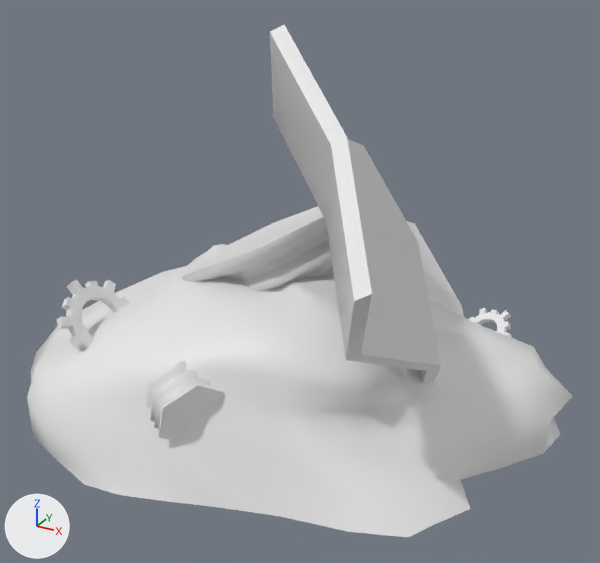
The FBX model Assets/Models/Resource_2.FBX, before and after one commit.
Before and after are seen from a 50 mm lens placed at (0.2695, -0.1362, 0.1141), pointed at (0.1906, 0.0073, 0.0424). The lights are fixed; the arrows at lower left show +X, +Y and +Z. Where no turn or scale is listed for an object, it has been applied to the vertices.

Names of what the first picture shows: 'Base001', 'Box001', 'Hose005', 'Hose006', 'Tube007', 'Tube008'.
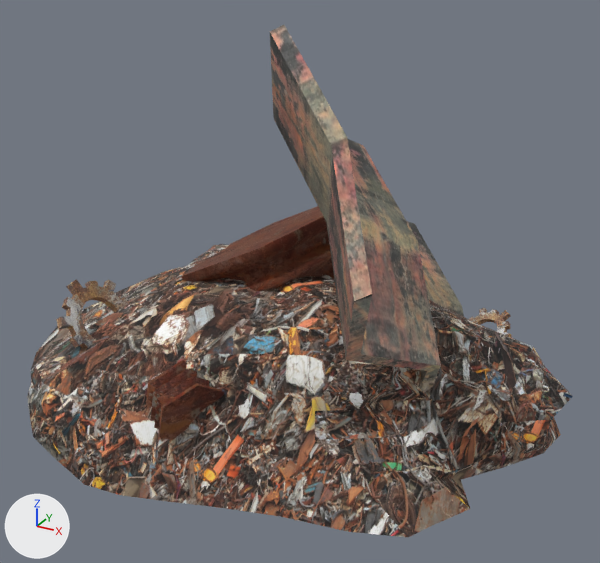
The change, as a list of edits to the scene's bpy script:
```text
Add img_harvester_screw_jpg:
    img_harvester_screw_jpg = load_image('harvester_screw.jpg', '../Textures/harvester_screw.jpg', 1024, 1024, 'sRGB')
Add img_resource_scrap_jpg:
    img_resource_scrap_jpg = load_image('resource_scrap.jpg', '../Textures/resource_scrap.jpg', 1024, 682, 'sRGB')
Add img_harvester_metal_jpg:
    img_harvester_metal_jpg = load_image('harvester_metal.jpg', '../Textures/harvester_metal.jpg', 1024, 768, 'sRGB')
Add img_wall_metal_jpg:
    img_wall_metal_jpg = load_image('wall_metal.jpg', '../Textures/wall_metal.jpg', 640, 320, 'sRGB')
Add mat_harvester_screw_m:
    mat_harvester_screw_m = principled_material('harvester_screw_m')
    mat_harvester_screw_m.texture = img_harvester_screw_jpg
    mat_harvester_screw_m.roughness = 0.859
Add mat_resource_scrap_m:
    mat_resource_scrap_m = principled_material('resource_scrap_m')
    mat_resource_scrap_m.texture = img_resource_scrap_jpg
    mat_resource_scrap_m.roughness = 0.859
Add mat_harvester_metal_m:
    mat_harvester_metal_m = principled_material('harvester_metal_m')
    mat_harvester_metal_m.texture = img_harvester_metal_jpg
    mat_harvester_metal_m.roughness = 0.859
Add mat_wall_metal:
    mat_wall_metal = principled_material('wall_metal')
    mat_wall_metal.texture = img_wall_metal_jpg
    mat_wall_metal.roughness = 0.859
Change me_mesh_003:
    where me_mesh_003.from_pydata(...)  # 45 vertices, 68 faces; spans x -0.0308..0.0165, y -0.0198..0.0198, z 0.0016..0.0308
    add me_mesh_003.materials.append(mat_harvester_screw_m)  # picture img_harvester_screw_jpg
Change me_mesh:
    where me_mesh.from_pydata(...)  # 324 vertices, 610 faces; spans x 0.0467..0.1594, y -0.0205..0.0791, z 0.0346..0.0679
    used by ob_base001; location = (0.0875, -0.0176, -0.0239)
    me_mesh part 1: texture (UV) coordinates of 610 of 610 faces, centred in x 0.0474..0.1577, y -0.0199..0.0785, z 0.0353..0.0678, changed; they spanned u 0.0..1.0, v 0.5..0.94 and now span u -0.12..1.12, v -0.04..1.0
    add me_mesh.materials.append(mat_resource_scrap_m)  # picture img_resource_scrap_jpg
Change me_mesh_002:
    where me_mesh_002.from_pydata(...)  # 92 vertices, 88 faces; spans x -0.0072..0.0023, y -0.0099..0.0091, z -0.0042..0.0084
    add me_mesh_002.materials.append(mat_harvester_metal_m)  # picture img_harvester_metal_jpg
Change me_mesh_004:
    where me_mesh_004.from_pydata(...)  # 60 vertices, 90 faces; spans x -0.0106..0.0043, y -0.006..0.0099, z -0.0074..0.0093
    add me_mesh_004.materials.append(mat_harvester_screw_m)  # picture img_harvester_screw_jpg
Change me_mesh_005:
    where me_mesh_005.from_pydata(...)  # 30 vertices, 26 faces; spans x -0.0389..0.0012, y -0.0349..0.0627, z -0.0295..0.0625
    add me_mesh_005.materials.append(mat_wall_metal)  # picture img_wall_metal_jpg
Change me_mesh_006:
    where me_mesh_006.from_pydata(...)  # 72 vertices, 66 faces; spans x -0.00548..0.00675, y -0.0037..0.00639, z 0.0..0.00559
    add me_mesh_006.materials.append(mat_harvester_metal_m)  # picture img_harvester_metal_jpg
```

Changed parts and their boxes (x1, y1, x2, y2) in the pictures (600 x 563 px):
'Base001', recoloured, surface changed
    both: (27, 244, 573, 537)
'Box001', recoloured
    both: (270, 25, 464, 383)
'Hose005', recoloured (grey to brown)
    both: (181, 206, 334, 291)
'Hose006', recoloured (white to brown)
    both: (146, 360, 225, 440)
'Tube007', recoloured
    both: (56, 279, 129, 348)
'Tube008', recoloured (white to brown)
    both: (469, 308, 512, 337)
